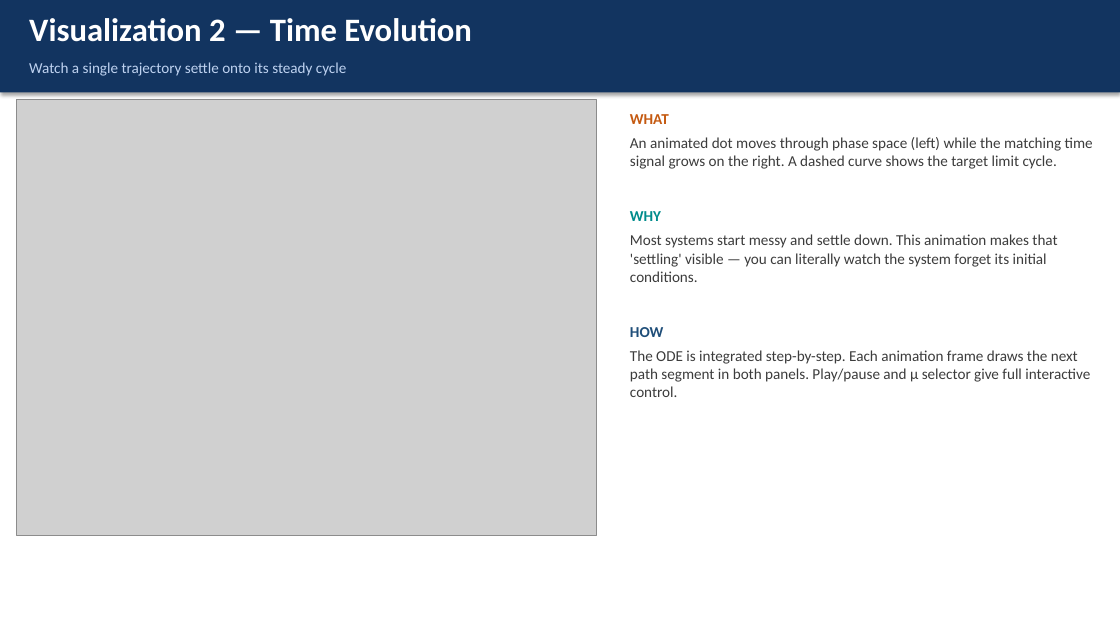
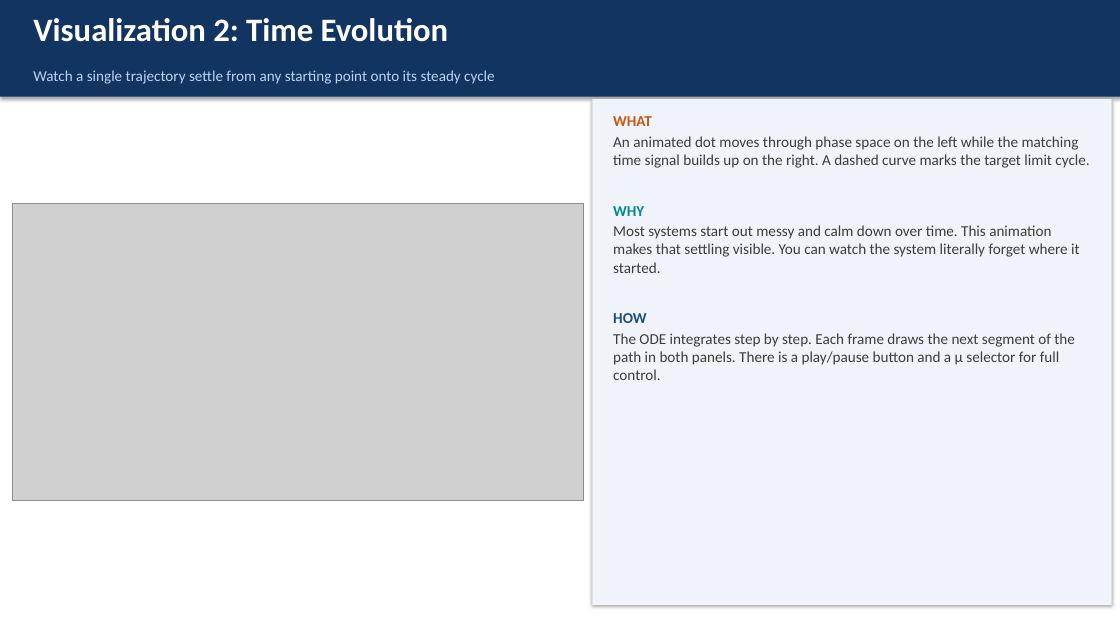
Before and after one commit to gfranco008/cis568, a slide deck: slide 6 of Final/Van_der_Pol_Visualization_Presentation.pptx. Drawn at 1120x630 pixels with LibreOffice and Linux fonts; fonts in the diff are those of the drawing; grey boxes stand for pictures. Boxes give left, top, right and bottom in pixels: in the first picture for what was removed or moved away, otherwise in the second. Text is boxed around its words. In the diff, an @@ line names an element or a change of style, - is before the commit and + after.

Commit message:
Update Van der Pol Visualization presentation file

```diff
--- a/Final/Van_der_Pol_Visualization_Presentation.pptx
+++ b/Final/Van_der_Pol_Visualization_Presentation.pptx
@@ rectangle: place and size @@
-rectangle at [0,0,1120,92]
+rectangle at [0,0,1120,97]
@@ text at [33,18,448,42]: text changed @@
-Visualization 2 — Time Evolution
+Visualization 2: Time Evolution
@@ text at [33,70,494,84]: text changed @@
-Watch a single trajectory settle onto its steady cycle
+Watch a single trajectory settle from any starting point onto its steady cycle
@@ rectangle added at [592,99,1112,605], fill #F0F4FA @@
@@ text "WHAT": place and size @@
-text "WHAT" at [630,114,1093,397]
+text "WHAT" at [613,116,1089,380]
@@ text at [613,116,652,323]: less space between paragraphs @@
@@ text at [613,136,1089,168]: text changed @@
-An animated dot moves through phase space (left) while the matching time signal grows on the right. A dashed curve shows the target limit cycle.
+An animated dot moves through phase space on the left while the matching time signal builds up on the right. A dashed curve marks the target limit cycle.
@@ picture: place and size @@
-picture at [17,99,597,536]
+picture at [13,204,584,501]
@@ text at [613,225,1080,273]: text changed @@
-Most systems start messy and settle down. This animation makes that 'settling' visible — you can literally watch the system forget its initial conditions.
+Most systems start out messy and calm down over time. This animation makes that settling visible. You can watch the system literally forget where it started.
@@ text at [613,333,1075,380]: text changed @@
-The ODE is integrated step-by-step. Each animation frame draws the next path segment in both panels. Play/pause and μ selector give full interactive control.
+The ODE integrates step by step. Each frame draws the next segment of the path in both panels. There is a play/pause button and a μ selector for full control.
```
Also in this commit, not shown: 13 other slides changed.
